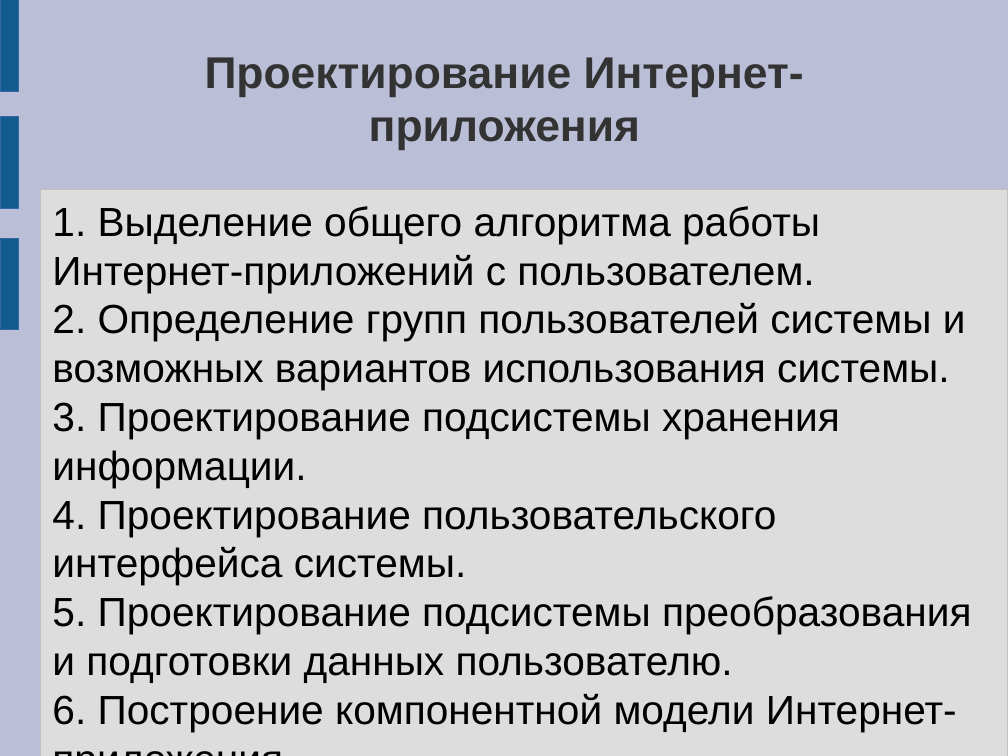
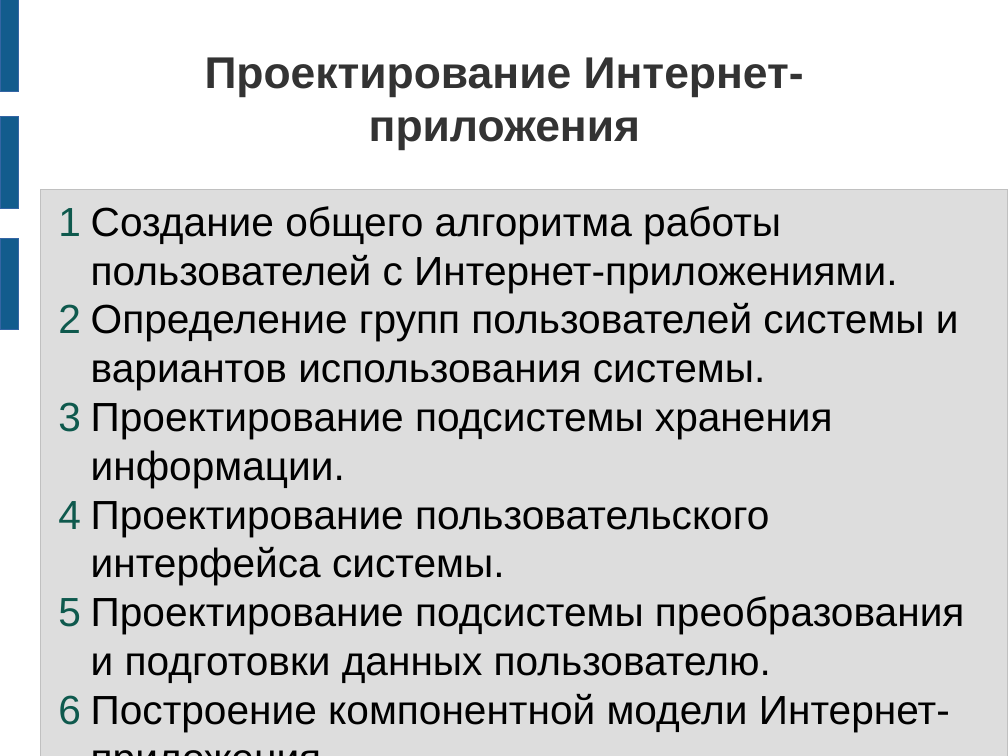
Before and after one commit to sidorovis/restudy, a slide deck: slide 6 of Diploma/SidarauIS_real_src/doc/presentation.odp (slide 4 before the commit). Drawn at 1008x756 pixels with LibreOffice and Linux fonts; fonts in the diff are those of the drawing. Boxes give left, top, right and bottom in pixels: in the first picture for what was removed or moved away, otherwise in the second. Text is boxed around its words. In the diff, an @@ line names an element or a change of style, - is before the commit and + after.

Commit message:
presentation added!

```diff
--- a/Diploma/SidarauIS_real_src/doc/presentation.odp
+++ b/Diploma/SidarauIS_real_src/doc/presentation.odp
@@ background #BABED6 to #FFFFFF @@
@@ text at (91,206,964,731): text changed @@
-1. Выделение общего алгоритма работы Интернет-приложений с пользователем.
-2. Определение групп пользователей системы и возможных вариантов использования системы.
-3. Проектирование подсистемы хранения информации.
-4. Проектирование пользовательского интерфейса системы.
-5. Проектирование подсистемы преобразования и подготовки данных пользователю.
-6. Построение компонентной модели Интернет-приложения.
+1 Создание общего алгоритма работы пользователей с Интернет-приложениями.
+2 Определение групп пользователей системы и вариантов использования системы.
+3 Проектирование подсистемы хранения информации.
+4 Проектирование пользовательского интерфейса системы.
+5 Проектирование подсистемы преобразования и подготовки данных пользователю.
+6 Построение компонентной модели Интернет-приложения.
```
Also in this commit, not shown: 5 other slides changed, 9 slides added, 7 other files.
